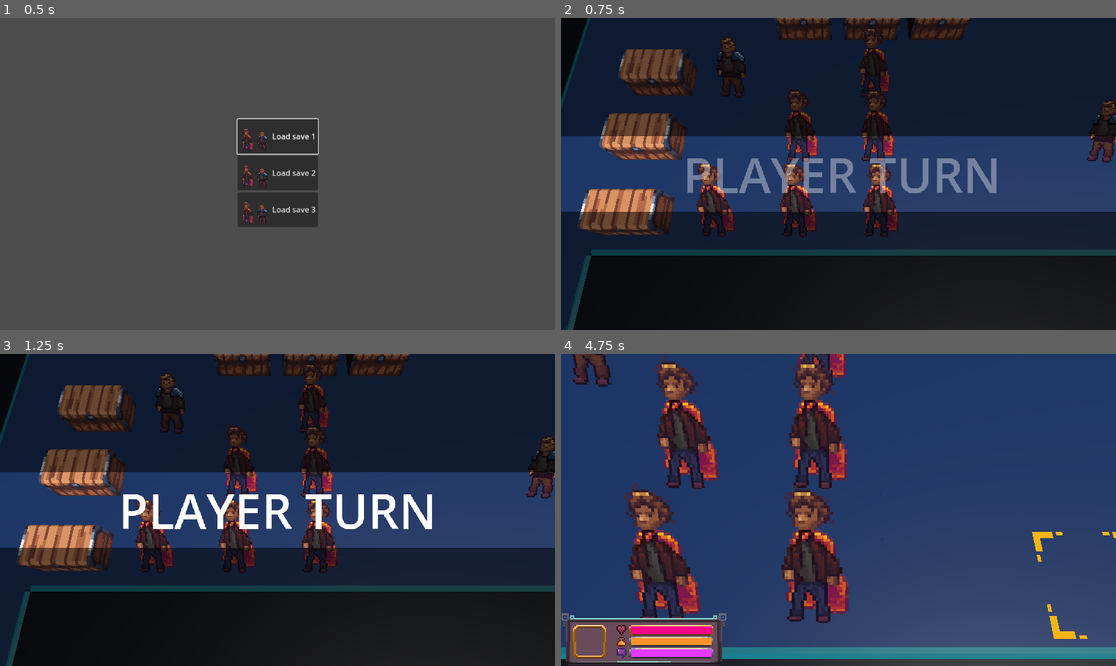
Above: before the commit, frames 1-4 (two rows, left to right).
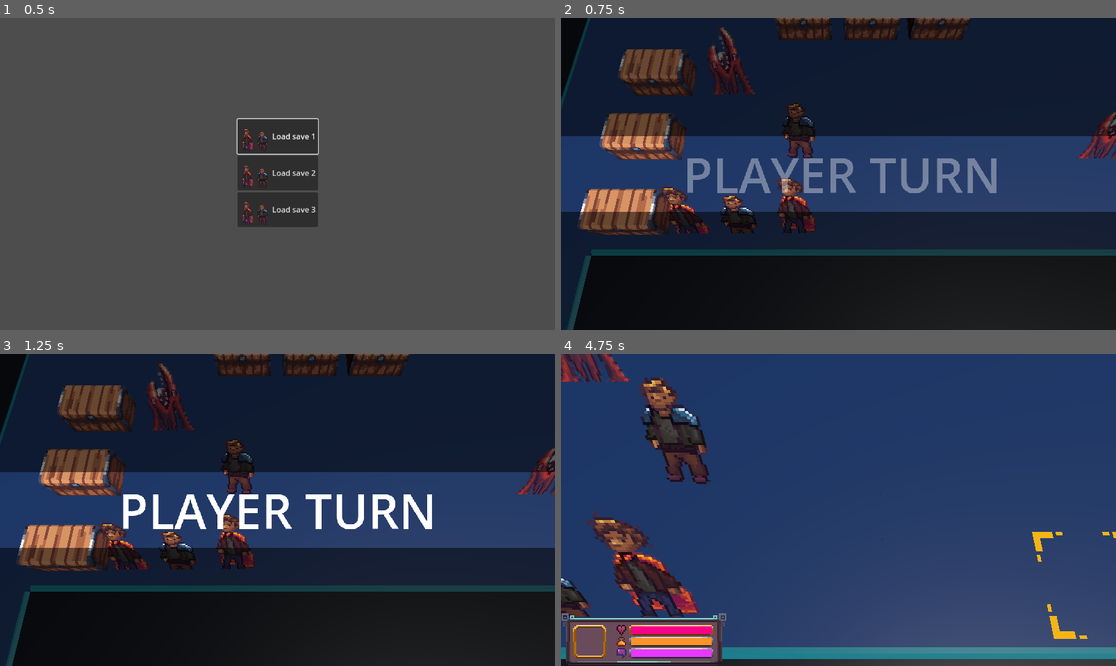
Above: after the commit, the same moments.

Repository: alanhaugen/bachelor-inn
Game: Godot game, scene res://scenes/UI/mainmenu.tscn
Same seed, same stepped clock (60 frames per second), same inputs: the game is played once before the commit and once after it.
Inputs (mouse positions are in pixels of both pictures, inside the frame that each line leads up to):
- Up to frame 1 (0.5 s): no input
- Up to frame 2 (0.75 s): click "Load save 1" at 0.5 s
- Up to frame 3 (1.25 s): no input
- Up to frame 4 (4.75 s): move the mouse to (960, 494) at 1.27 s; hold Right (pan_right) 1.28-2 s; hold Space (selected) 1.28-2 s; click (960, 494) at 1.42 s; tap Enter at 2 s; drag from (727, 525) to (810, 572) at 2.02 s; move the mouse to (894, 441) at 2.77 s; hold Right (pan_right) 2.78-3.5 s; hold Mouse wheel down (zoom_in) 2.78-3.5 s; click (894, 441) at 2.92 s; tap Space (selected) at 3.05, 4.25 s; drag from (810, 572) to (672, 463) at 3.52 s; move the mouse to (1005, 556) at 4.27 s; hold Left (pan_left) from 4.28 s (still down); hold Space (selected) from 4.28 s (still down); click (1005, 556) at 4.42 s

Frame 1 is identical in both runs. In frame 2, 7.0% of the frame differs, in the area x 17-100%, y 3-71%; in frame 3, 6.6%; in frame 4, 15%, in the area x 0-52%, y 0-87%.

Commit message:
Save files done

Diff:
--- a/scenes/Characters/Unit.tscn
+++ /dev/null
@@ -1,48 +0,0 @@
-[gd_scene load_steps=6 format=3 uid="uid://btmpi20wskms7"]
-
-[ext_resource type="Script" uid="uid://c3xxj5stgpwig" path="res://scripts/stats/character.gd" id="1_vvr86"]
-[ext_resource type="Texture2D" uid="uid://bbc66ims7gpe0" path="res://art/textures/DFFS_Character edge highlight poc.png" id="2_x7j7d"]
-[ext_resource type="PackedScene" uid="uid://csv3482xf34ay" path="res://scenes/ui/HealthBar.tscn" id="3_hysan"]
-
-[sub_resource type="AtlasTexture" id="AtlasTexture_vvr86"]
-atlas = ExtResource("2_x7j7d")
-region = Rect2(0, 0, 32, 64)
-
-[sub_resource type="SpriteFrames" id="SpriteFrames_gic7v"]
-animations = [{
-"frames": [{
-"duration": 1.0,
-"texture": SubResource("AtlasTexture_vvr86")
-}],
-"loop": true,
-"name": &"default",
-"speed": 5.0
-}]
-
-[node name="Unit" type="Node3D"]
-script = ExtResource("1_vvr86")
-
-[node name="Character" type="AnimatedSprite3D" parent="."]
-transform = Transform3D(4, 0, 0, 0, 2.2507002, 3.3067126, 0, -3.3067126, 2.2507002, 0, 0.7359731, -0.4634822)
-texture_filter = 0
-sprite_frames = SubResource("SpriteFrames_gic7v")
-autoplay = "default"
-
-[node name="CanvasLayer" type="CanvasLayer" parent="."]
-
-[node name="HealthBar" parent="CanvasLayer" instance=ExtResource("3_hysan")]
-unique_name_in_owner = true
-anchors_preset = 8
-anchor_left = 0.5
-anchor_top = 0.5
-anchor_right = 0.5
-anchor_bottom = 0.5
-offset_left = -575.0
-offset_top = -323.0
-offset_right = -543.0
-offset_bottom = -319.0
-grow_horizontal = 2
-grow_vertical = 2
-scale = Vector2(2, 2)
-size_flags_horizontal = 4
-size_flags_vertical = 4
--- a/scenes/Characters/enemy.tscn
+++ /dev/null
@@ -1,50 +0,0 @@
-[gd_scene load_steps=6 format=3 uid="uid://beocud5p1563r"]
-
-[ext_resource type="Script" uid="uid://c3xxj5stgpwig" path="res://scripts/stats/character.gd" id="1_5uy6h"]
-[ext_resource type="Texture2D" uid="uid://bbc66ims7gpe0" path="res://art/textures/DFFS_Character edge highlight poc.png" id="2_c4w8v"]
-[ext_resource type="PackedScene" uid="uid://csv3482xf34ay" path="res://scenes/ui/HealthBar.tscn" id="3_xwavj"]
-
-[sub_resource type="AtlasTexture" id="AtlasTexture_gic7v"]
-atlas = ExtResource("2_c4w8v")
-region = Rect2(32, 0, 32, 64)
-
-[sub_resource type="SpriteFrames" id="SpriteFrames_gic7v"]
-animations = [{
-"frames": [{
-"duration": 1.0,
-"texture": SubResource("AtlasTexture_gic7v")
-}],
-"loop": true,
-"name": &"default",
-"speed": 5.0
-}]
-
-[node name="Unit" type="Node3D"]
-script = ExtResource("1_5uy6h")
-unit_name = "Old Man"
-
-[node name="Character" type="AnimatedSprite3D" parent="."]
-transform = Transform3D(4, 0, 0, 0, 2.2483337, 3.3083222, 0, -3.3083222, 2.2483337, 0, 0.736, -0.463)
-no_depth_test = true
-texture_filter = 0
-sprite_frames = SubResource("SpriteFrames_gic7v")
-autoplay = "default"
-
-[node name="CanvasLayer" type="CanvasLayer" parent="."]
-
-[node name="HealthBar" parent="CanvasLayer" instance=ExtResource("3_xwavj")]
-unique_name_in_owner = true
-anchors_preset = 8
-anchor_left = 0.5
-anchor_top = 0.5
-anchor_right = 0.5
-anchor_bottom = 0.5
-offset_left = -575.0
-offset_top = -323.0
-offset_right = -543.0
-offset_bottom = -319.0
-grow_horizontal = 2
-grow_vertical = 2
-scale = Vector2(2, 2)
-size_flags_horizontal = 4
-size_flags_vertical = 4
--- a/scenes/levels/secondLevel.tscn
+++ b/scenes/levels/secondLevel.tscn
@@ -1,28 +1,54 @@
-[gd_scene load_steps=4 format=3 uid="uid://byl1oxmtxjlp8"]
+[gd_scene load_steps=8 format=3 uid="uid://byl1oxmtxjlp8"]
 
+[ext_resource type="Script" uid="uid://uw563shloq3m" path="res://scripts/combat/level.gd" id="1_4ig3v"]
 [ext_resource type="MeshLibrary" uid="uid://dq7c17a5w0h5q" path="res://scenes/libraries/CombatMapMeshLibrary.tres" id="1_quibh"]
 [ext_resource type="MeshLibrary" uid="uid://qbhle1o2885q" path="res://scenes/libraries/SpawnMeshLibrary.tres" id="2_4ig3v"]
 [ext_resource type="MeshLibrary" uid="uid://dan04754q5nkc" path="res://scenes/libraries/MovementMapLibrary.tres" id="3_oq4ji"]
+[ext_resource type="Texture2D" uid="uid://s635gsj08vhr" path="res://art/textures/Cursors.png" id="5_3j2w6"]
+[ext_resource type="PackedScene" uid="uid://bmb7trymiv3jj" path="res://scenes/ui/turnTransition.tscn" id="6_aot7u"]
+
+[sub_resource type="Environment" id="Environment_3j2w6"]
 
 [node name="SecondLevel" type="Node3D"]
+script = ExtResource("1_4ig3v")
 
-[node name="Map2" type="GridMap" parent="."]
+[node name="Map" type="GridMap" parent="."]
 mesh_library = ExtResource("1_quibh")
 data = {
 "cells": PackedInt32Array(0, 2, 21, 1, 2, 1048594, 2, 2, 1048594, 0, 1, 18, 0, 0, 18, 1, 0, 524304, 1, 1, 524304, 2, 1, …(4090 unchanged characters)…
 }
 
-[node name="Units2" type="GridMap" parent="."]
+[node name="Units" type="GridMap" parent="."]
 mesh_library = ExtResource("2_4ig3v")
 data = {
 "cells": PackedInt32Array(18, 65531, 1048578, 0, 65535, 1048576, 1, 0, 1048576, 0, 1, 1048576, 1, 2, 1048576, 16, 65530 …(298 unchanged characters)…
 }
 
-[node name="MovementDots2" type="GridMap" parent="."]
+[node name="MovementDots" type="GridMap" parent="."]
 mesh_library = ExtResource("3_oq4ji")
 
 [node name="Camera3D" type="Camera3D" parent="."]
-transform = Transform3D(1, 0, 0, 0, 0.49999997, 0.86602545, 0, -0.86602545, 0.49999997, 10.242181, 10.285218, 8.880773)
+transform = Transform3D(1, 0, 0, 0, 0.34202015, 0.9396926, 0, -0.9396926, 0.34202015, -1.9859755, 7.431, 2.9106221)
+environment = SubResource("Environment_3j2w6")
+current = true
+fov = 50.0
+
+[node name="PathArrow" type="GridMap" parent="."]
+transform = Transform3D(1, 0, 0, 0, 1, 0, 0, 0, 1, 0, -0.9, 0)
+mesh_library = ExtResource("3_oq4ji")
+data = {
+"cells": PackedInt32Array(65532, 65533, 7, 65532, 65534, 1048578, 65532, 65535, 1048578, 65532, 0, 1048578, 65534, 65533, 2, 65535, 65533, 2, 0, 65533, 2, 3, 0, 1048576, 65533, 65534, 1, 2, 65535, 2, 65533, 0, 0, 65534, 0, 0, 65534, 65535, 0, 65535, 65535, 1048576, 65535, 65534, 0, 65535, 0, 1048576, 1, 65534, 1179649, 1, 65533, 1179649, 1, 65535, 1179649, 1, 0, 1179649)
+}
 
 [node name="DirectionalLight3D" type="DirectionalLight3D" parent="."]
 transform = Transform3D(1, 0, 0, 0, -4.371139e-08, 1, 0, -1, -4.371139e-08, 18, 9.757836, 0)
+
+[node name="Cursor" type="Sprite3D" parent="."]
+transform = Transform3D(5, 0, 0, 0, -2.1855695e-07, -5, 0, 5, -2.1855695e-07, -4.908, 0.06, -1.017)
+texture_filter = 0
+texture = ExtResource("5_3j2w6")
+region_enabled = true
+region_rect = Rect2(0, 0, 32, 32)
+
+[node name="TurnTransition" parent="." instance=ExtResource("6_aot7u")]
+mouse_filter = 2
--- a/scripts/combat/level.gd
+++ b/scripts/combat/level.gd
@@ -35,11 +35,10 @@
 var stat_popup_enemy: Control;
 var completed_moves :Array[Move];
 
+var characters :Array[Character];
 
 const STATS_POPUP = preload("res://scenes/ui/Pop_Up_WIP.tscn")
 const MOVE_POPUP = preload("res://scenes/ui/move_popup.tscn")
-const UNIT = preload("res://scenes/characters/unit.tscn")
-const ENEMY = preload("res://scenes/characters/enemy.tscn")
 const CHEST = preload("res://scenes/grid_items/chest.tscn")
 
 var animation_path :Array[Vector3];
@@ -62,7 +61,6 @@
 var enemy_code: int = 1;
 var attack_code: int = 0;
 var move_code: int = 1;
-var characters: Array[Character];
 
 
 func touch(pos :Vector3) -> bool:
@@ -77,11 +75,11 @@
 	var frontierPositions :Array;
 	var nextFrontierPositions :Array;
 
-	var pos   :Vector3i = startPos;
-	var moves :Array[Move];
+	var pos: Vector3i = startPos;
+	var moves: Array[Move];
 
 	frontierPositions.append(pos);
-	var type :int = units_map.get_cell_item(pos);
+	var type: int = units_map.get_cell_item(pos);
 
 	var temp_enemy_code :int = enemy_code;
 	if (is_player_turn == false):
@@ -90,10 +88,10 @@
 	while (frontier < movementLength && frontierPositions.is_empty() == false):
 		pos = frontierPositions.pop_front();
 
-		var north :Vector3 = Vector3(pos.x, 0, pos.z - 1);
-		var south :Vector3 = Vector3(pos.x, 0, pos.z + 1);
-		var east  :Vector3 = Vector3(pos.x + 1, 0, pos.z);
-		var west  :Vector3 = Vector3(pos.x - 1, 0, pos.z);
+		var north: Vector3 = Vector3(pos.x, 0, pos.z - 1);
+		var south: Vector3 = Vector3(pos.x, 0, pos.z + 1);
+		var east: Vector3 = Vector3(pos.x + 1, 0, pos.z);
+		var west :Vector3 = Vector3(pos.x - 1, 0, pos.z);
 
 		if (touch(north)):
 			nextFrontierPositions.append(north);
@@ -180,6 +178,7 @@
 	if map.get_cell_item(pos) == GridMap.INVALID_CELL_ITEM:
 		return "null";
 	return map.mesh_library.get_item_name(map.get_cell_item(pos));
+
 
 # Expanded the function to do some error searching
 func get_unit_name(pos: Vector3) -> String:
@@ -287,6 +286,7 @@
 			selected_unit = null;
 
 		if (get_unit_name(pos) == "Enemy"):
+
 			selected_enemy_unit = get_unit(pos);
 			update_stat(selected_enemy_unit, stat_popup_enemy);
 	#elif event is InputEventMouseMotion:
@@ -297,6 +297,7 @@
 	if character is Character:
 		var character_script: Character = character;
 		character_script.show_ui();
+		character_script.print_stats();
 		if popup is StatPopUp:
 			var stat_script: StatPopUp = popup;
 			stat_script.max_health = character_script.max_health;
@@ -307,6 +308,7 @@
 			stat_script.sanity = character_script.current_sanity;
 			popup.show();
 
+
 func _ready() -> void:
 	cursor.hide();
 	movement_map.clear();
@@ -315,28 +317,33 @@
 
 	var units :Array[Vector3i] = units_map.get_used_cells();
 
-	# Added for-loop for error searching
-	for pos in units:
-		var item_id: int = units_map.get_cell_item(pos)
-		if item_id == 7:
-			print("Found item 7 at position: ", pos)
-			units_map.set_cell_item(pos, GridMap.INVALID_CELL_ITEM)  # Remove it
+	var characters_placed := 0;
 
 	for i in units.size():
 		var pos: Vector3 = units[i];
 		var new_unit: Character = null;
 
 		if (get_unit_name(pos) == "Unit"):
-			new_unit = UNIT.instantiate();
-			characters.append(new_unit);
+			if characters_placed < Main.characters.size():
+				new_unit = Main.characters[characters_placed];
+				characters_placed += 1;
+			else:
+				units_map.set_cell_item(pos, GridMap.INVALID_CELL_ITEM);
 		elif (get_unit_name(pos) == "Enemy"):
-			new_unit = ENEMY.instantiate();
-			characters.append(new_unit);
+			#new_unit = ENEMY.instantiate();
+			new_unit = Character.new();
+			new_unit.unit_name = "Pth'Khuleroth";
+			if randi_range(1,2) == 1:
+				new_unit.sprite_sheet_path = "res://art/textures/enemy1.png";
+			else:
+				new_unit.sprite_sheet_path = "res://art/textures/enemy2.png";
 		elif (get_unit_name(pos) == "Chest"):
 			var chest: Node = CHEST.instantiate();
 			chest.position = pos * 2;
 			chest.position += Vector3(1, 0, 1);
 			add_child(chest);
+		else:
+			units_map.set_cell_item(pos, GridMap.INVALID_CELL_ITEM);
 
 		if (new_unit != null):
 			#unitArray.append(newUnit);
@@ -344,6 +351,7 @@
 			new_unit.position += Vector3(1, 0, 1);
 			#newUnit = 2;
 			add_child(new_unit);
+			characters.append(new_unit);
 
 			if new_unit is Character:
 				var character_script: Character = new_unit;
@@ -374,7 +382,7 @@
 
 func get_unit(pos: Vector3i) -> Character:
 	for i in range(characters.size()):
-		if (is_instance_valid(characters[i])):
+		if is_instance_valid(characters[i]):
 			if characters[i] is Character:
 				var unit: Character = characters[i];
 				if unit.grid_position == pos:
@@ -382,13 +390,16 @@
 	push_error("Did not find character at " + str(pos));
 	return null;
 
+
 func set_unit_gray(unit: Character) -> void:
 	if unit.character is AnimatedSprite3D:
 		unit.character.modulate = Color(0.5, 0.5, 0.5, 1.0)
 
+
 func set_unit_color(unit: Character) -> void:
 	if unit.character is AnimatedSprite3D:
 		unit.character.modulate = Color(1.0, 1.0, 1.0, 1.0)
+
 
 func a_star(start :Vector3i, end :Vector3i, showPath :bool = true) -> void:
 	path_arrow.clear();
@@ -591,8 +602,8 @@
 				#camera.position.x = selected_unit.position.x;# + 4.5;
 				#camera.position.z = selected_unit.position.z + 3.0;#6.5;
 				if (dir.x >= 0):
-					selected_unit.character.flip_h = true;
+					selected_unit.sprite.flip_h = true;
 				else:
-					selected_unit.character.flip_h = false;
+					selected_unit.sprite.flip_h = false;
 
 			#animated_unit.position.x = animationPath
--- a/scripts/combat/move.gd
+++ b/scripts/combat/move.gd
@@ -46,10 +46,10 @@
 func execute() -> void:
 	if is_attack:
 		if character1.weapon:
-			weapon_damage = character1.weapon.damage_modifier / character2.defense;
+			weapon_damage = character1.weapon.damage_modifier;
 			weapon_crit = character1.weapon.weapon_critical;
 
-		attack_strength = character1.strength + weapon_damage;
+		attack_strength = (character1.strength + weapon_damage) / character2.defense;
 
 		print("Attacker: ");
 		character1.print_stats();
@@ -60,6 +60,7 @@
 		# Miss logic
 		if (randi_range(0,100) < (character2.speed * 3 + character2.luck) / 2):
 			print ("Miss");
+			attack_strength = 0;
 			return;
 
 		# Critical logic
@@ -114,5 +115,6 @@
 
 		if is_attack:
 			character2.health += attack_strength;
+			character2.sanity += attack_strength;
 			character2.move_to(end_pos);
 		character1.move_to(start_pos);
--- a/scripts/popups/health_bar.gd
+++ b/scripts/popups/health_bar.gd
@@ -4,9 +4,9 @@
 @onready var sanity_bar: ProgressBar = %SanityBar;
 @onready var text_label: Label = %NameLabel;
 
-var health : int = 0 : set = _set_health;
-var sanity : int = 0 : set = _set_sanity;
-var name_label : String = "" : set = _set_name;
+var health: int = 0 : set = _set_health;
+var sanity: int = 0 : set = _set_sanity;
+var name_label: String = "" : set = _set_name;
 
 
 func _ready() -> void:
--- a/scripts/save_game.gd
+++ b/scripts/save_game.gd
@@ -5,114 +5,35 @@
 
 ## Use this to detect old player save files and update them
 @export var version := 1;
+@export var map_name := "first";
 
-@export var map_name := "";
+
+func is_savefile_existing() -> bool:
+	return FileAccess.file_exists(SAVE_GAME_PATH);
 
 
 func create_new_save_data() -> void:
 	var save_file: Object = FileAccess.open(SAVE_GAME_PATH, FileAccess.WRITE);
 
-	var units := {
-		"Withburn, the Cleric":
-		{
-			"name": "Withburn",
-			"speciality": "Magican",
-			"unit_type": "Playble",
-			"texture referance": "res://art/WithburnSpriteSheet",
-			"stats":
-				{
-					"hp": 15,
-					"max_hp": 15,
-					"strength": 5,
-					"magic": 10,
-					"skill": 10,
-					"speed": 5,
-					"defence": 8,
-					"resistance": 8,
-					"movement": 5,
-					"luck": 5
-				},
-			"level_up_stats":
-				{
-					"max_hp": 2,
-					"strenght": 1,
-					"magic": 3,
-					"skill": 1,
-					"speed": 1,
-					"defence": 1,
-					"resistance": 2,
-					"movement": 0,
-					"luck": 1
-				},
+	var first: Character = Character.new();
+	first.unit_name = "Alan og Erik";
+	first.speciality = Character.Speciality.Support;
+	first.movement = 3;
+	first.strength = 1;
 
-			"weapon": "Staff of the Generic",
-			"level": 1,
-			"experience": 0
-		},
-		"Fen, the Warrior":
-		{
-			"name": "Fen",
-			"speciality": "Fighter",
-			"unit_type": "Playble",
-			"texture referance": "res://art/FenSpriteSheet",
-			"stats":
-				{
-					"hp": 20,
-					"max_hp": 20,
-					"strenght": 15,
-					"magic": 3,
-					"skill": 10,
-					"speed": 7,
-					"defence": 12,
-					"resistance": 4,
-					"movement": 6,
-					"luck": 4
-				},
-			"level_up_stats":
-				{
-					"max_hp": 2,
-					"strenght": 2,
-					"magic": 1,
-					"skill": 1,
-					"speed": 1,
-					"defence": 2,
-					"resistance": 1,
-					"movement": 0,
-					"luck": 1
-				},
+	var second: Character = Character.new();
+	second.unit_name = "Fen";
+	second.speciality = Character.Speciality.Fighter;
+	second.strength = 10;
+	second.sprite_sheet_path = "res://art/textures/fen.png";
 
-			"weapon": "Sword of the Generic",
-			"level": 1,
-			"experience": 0
-		},
-		"bandit":
-		{
-			"name": "bandi",
-			"speciality": "Fighter",
-			"unit_type": "Enemy",
-			"texture referance": "res://art/BanditSpriteSheet",
-			"stats":
-				{
-					"hp": 10, "max_hp": 10,
-					"strenght": 8, "magic": 1,
-					"skill": 4, "speed": 4,
-					"defence": 6, "resistance": 6,
-					"movement": 5, "luck": 2
-				},
-			"level_up_stats":
-				{
-					"max_hp": 2,
-					"strenght": 1, "magic": 3,
-					"skill": 1, "speed": 1,
-					"defence": 1, "resistance": 2,
-					"movement": 0, "luck": 1
-				},
+	var third: Character = Character.new();
+	third.unit_name = "Andreas";
+	third.speciality = Character.Speciality.Scout;
+	third.movement = 10;
+	third.sprite_sheet_path = "res://art/textures/andreas.png";
 
-			"weapon": "Club of the Generic",
-			"level": 1,
-			"experience": 0
-		}
-	}
+	var units: Array[Dictionary] = [first.save(), second.save(), third.save()];
 
 	var saves := {
 		"Noble Nights Save format": version,
@@ -123,7 +44,7 @@
 		},
 		"Slot 2":
 		{
-			"level": "first",
+			"level": "second",
 			"units": units
 		},
 		"Slot 3":
@@ -184,7 +105,51 @@
 	# Get the data from the JSON object.
 	var save: Dictionary = json.data;
 
-	print(save);
+	var save_slot_data: Dictionary = save.get_or_add("Slot " + str(save_slot + 1));
+
+	var level: String = save_slot_data.get_or_add("level");
+
+	var characters: Array = save_slot_data.get("units");
+
+	Main.characters.clear();
+
+	print(characters);
+
+	for i in range(characters.size()):
+		var new_character: Character = Character.new();
+		new_character.unit_name = characters[i].get("Unit name");
+		new_character.strength = characters[i].get("Strength");
+		new_character.sprite_sheet_path = characters[i].get("Sprite sheet path");
+		new_character.speed = characters[i].get("Speed");
+		new_character.speciality = characters[i].get("Speciality");
+		new_character.skill = characters[i].get("Skill");
+		new_character.resistence = characters[i].get("Resistence");
+		new_character.movement = characters[i].get("Movement");
+		new_character.mind = characters[i].get("Mind");
+		new_character.magic = characters[i].get("Magic");
+		new_character.luck = characters[i].get("Luck");
+		new_character.is_playable = characters[i].get("Is Playable");
+		new_character.intimidation = characters[i].get("Intimidation");
+		new_character.health = characters[i].get("Health");
+		new_character.focus = characters[i].get("Focus");
+		new_character.experience = characters[i].get("Experience");
+		new_character.endurance = characters[i].get("Endurance");
+		new_character.defense = characters[i].get("Defense");
+		new_character.current_sanity = characters[i].get("Current sanity");
+		new_character.current_magic = characters[i].get("Current magic");
+		new_character.current_health = characters[i].get("Current health");
+		new_character.agility = characters[i].get("Agility");
+
+		Main.characters.append(new_character);
+
+	Main.load_level(level);
+
+	#var unit: Character = Character.new();
+	#unit.name = "Withburn";
+	#unit.speciality = Character.Speciality.Support;
+	#unit.sprite;
+
+	#Main.characters.append(unit);
 
 	# Firstly, we need to create the object and add it to the tree and set its position.
 	#var new_object = load(node_data["filename"]).instantiate()
--- a/scripts/stats/character.gd
+++ b/scripts/stats/character.gd
@@ -1,8 +1,10 @@
 class_name Character
-extends Node
+extends Node3D
 ## This class has all the Character stats and visuals
 ##
 ## Use this class to make new units and enemies for the game
+
+var sprite: AnimatedSprite3D;
 
 #region: --- Unit Stats ---
 ## This dictates level progression, skills and compatible weapons
@@ -23,12 +25,12 @@
 }
 
 @onready var camera: Camera3D;
-@onready var character: AnimatedSprite3D = $Character
 @onready var health_bar: ColorRect = %HealthBar
 
 @export var is_playable :bool = true; ## Friend or foe
 @export var unit_name :String = "Baggins"; ## Unit name
 @export var speciality :Speciality = Speciality.Fighter; ## Unit speciality
+@export var sprite_sheet_path: String = "res://art/textures/DFFS_Character edge highlight poc.png";
 
 @export var health: int = 4; ## Unit health
 @export var strength: int = 4; ## Damage with weapons
@@ -85,47 +87,69 @@
 
 
 func update_health_bar() -> void:
-	health_bar.health = current_health;
-	health_bar.sanity = current_sanity;
-	health_bar.name_label = unit_name;
+	pass;
+	#health_bar.health = current_health;
+	#health_bar.sanity = current_sanity;
+	#health_bar.name_label = unit_name;
 
 
 func _ready() -> void:
+	sprite = AnimatedSprite3D.new();
+	sprite.sprite_frames = SpriteFrames.new();
+	sprite.sprite_frames.add_animation("idle");
+
+	#if speciality == Speciality.Scout:
+	var texture: Texture2D = load(sprite_sheet_path);
+	sprite.texture_filter = BaseMaterial3D.TEXTURE_FILTER_NEAREST;
+	sprite.sprite_frames.add_frame("idle", texture);
+
+	sprite.play("idle");
+
+	#translate(Vector3(0,0.736,-0.463));
+	sprite.translate(Vector3(0,0.8,0));
+	sprite.rotate(Vector3(1,0,0), 56);
+	sprite.scale = Vector3(4,4,4);
+
 	camera = get_viewport().get_camera_3d();
 	update_health_bar();
 
+	add_child(sprite);
+
 
 func _process(_delta: float) -> void:
-	var mesh_3d_position: Vector3 = character.global_transform.origin;
+	pass;
+	#var mesh_3d_position: Vector3 = global_transform.origin;
 
-	if camera:
-		var screen_position_2d: Vector2 = camera.unproject_position(mesh_3d_position + Vector3(0, 1, 0))
-		health_bar.position = screen_position_2d - Vector2(unit_name.length() * 7, 0);
+	#if camera:
+	#	var screen_position_2d: Vector2 = camera.unproject_position(mesh_3d_position + Vector3(0, 1, 0))
+	#	health_bar.position = screen_position_2d - Vector2(unit_name.length() * 7, 0);
 
 
 func hide_ui() -> void:
-	health_bar.hide();
+	pass;
+	#health_bar.hide();
 
 
 func show_ui() -> void:
-	health_bar.show();
+	pass;
+	#health_bar.show();
 
 
 func move_to(pos: Vector3i) -> void:
 	reset();
 	grid_position = pos;
-	character.modulate = Color(0.338, 0.338, 0.338, 1.0);
+	sprite.modulate = Color(0.338, 0.338, 0.338, 1.0);
 
 
 func reset() -> void:
 	hide_ui();
-	character.show();
-	character.modulate = Color(1.0, 1.0, 1.0, 1.0);
+	show();
+	sprite.modulate = Color(1.0, 1.0, 1.0, 1.0);
 
 
 func die() -> void:
 	hide_ui();
-	character.hide();
+	hide();
 	grid_position = Vector3(-100, -100, -100);
 
 
@@ -135,6 +159,8 @@
 
 func save() -> Dictionary:
 	var stats := {
+		"Is Playable": is_playable,
+		"Sprite sheet path": sprite_sheet_path,
 		"Unit name": unit_name,
 		"Speciality": speciality,
 		"Health": health,
--- a/scripts/stats/skill.gd
+++ b/scripts/stats/skill.gd
@@ -1 +1,2 @@
-class_name Skill extends Node
+class_name Skill
+extends Node
--- a/scripts/ui/main_menu.gd
+++ b/scripts/ui/main_menu.gd
@@ -17,7 +17,7 @@
 
 	print(OS.get_data_dir());
 
-	var success:bool = Main.save.read(0);
+	var success:bool = Main.save.is_savefile_existing();
 
 	if success:
 		print("loaded save");
@@ -34,13 +34,10 @@
 func _on_load_map_0_pressed() -> void:
 	$UI/MapSelector.visible = false;
 	Main.save.read(0);
-	Main.load_level("first"); # Load the test level
 func _on_load_map_1_pressed() -> void:
 	$UI/MapSelector.visible = false;
 	Main.save.read(1);
-	Main.load_level("first"); # Load the test level
 func _on_load_map_2_pressed() -> void:
 	$UI/MapSelector.visible = false;
 	Main.save.read(2);
-	Main.load_level("first"); # Load the test level
 #endregion
--- a/shaders/NormalShader.tres
+++ b/shaders/NormalShader.tres
@@ -1,14 +1,3 @@
-[gd_resource type="ShaderMaterial" load_steps=4 format=3 uid="uid://bso04gxd2symm"]
-
-[ext_resource type="Shader" uid="uid://b2w7ja61yiqgp" path="res://shaders/NormalShaderScrpt.gdshader" id="1_foiyr"]
-[ext_resource type="Texture2D" uid="uid://c6ufp14dqs3ou" path="res://art/WIP/DFFS_Character edge highlight poc.png" id="2_fkl7n"]
-[ext_resource type="Texture2D" uid="uid://bwn1qrilts4jf" path="res://art/WIP/NRML_Character edge highlight poc.png" id="3_s4j2b"]
+[gd_resource type="ShaderMaterial" format=3 uid="uid://bso04gxd2symm"]
 
 [resource]
-render_priority = 0
-shader = ExtResource("1_foiyr")
-shader_parameter/diffuse_tex = ExtResource("2_fkl7n")
-shader_parameter/normal_map = ExtResource("3_s4j2b")
-shader_parameter/edge_strength = 1.0
-shader_parameter/edge_color = Vector3(1, 1, 1)
-shader_parameter/edge_hardy = 4.0
Binary file added: art/textures/andreas.png
Binary file added: art/textures/enemy1.png
Binary file added: art/textures/enemy2.png
Binary file added: art/textures/fen.png
